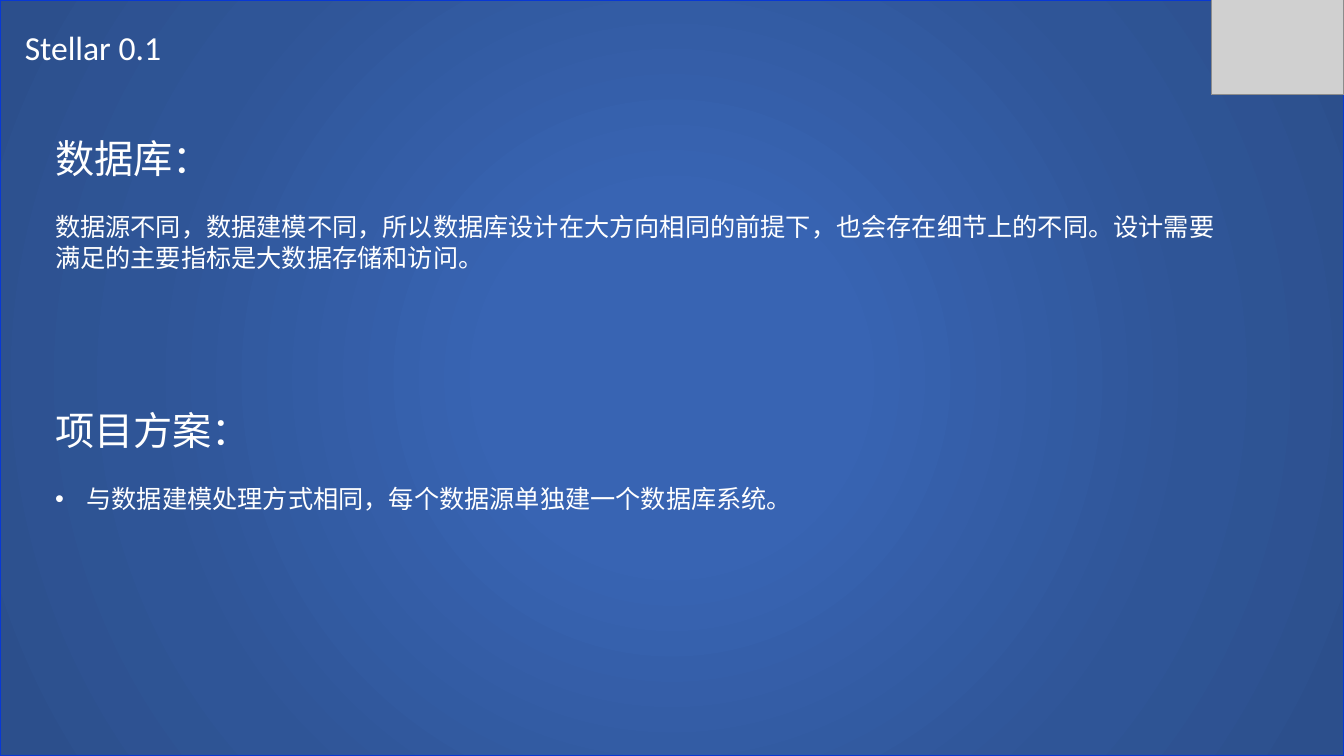
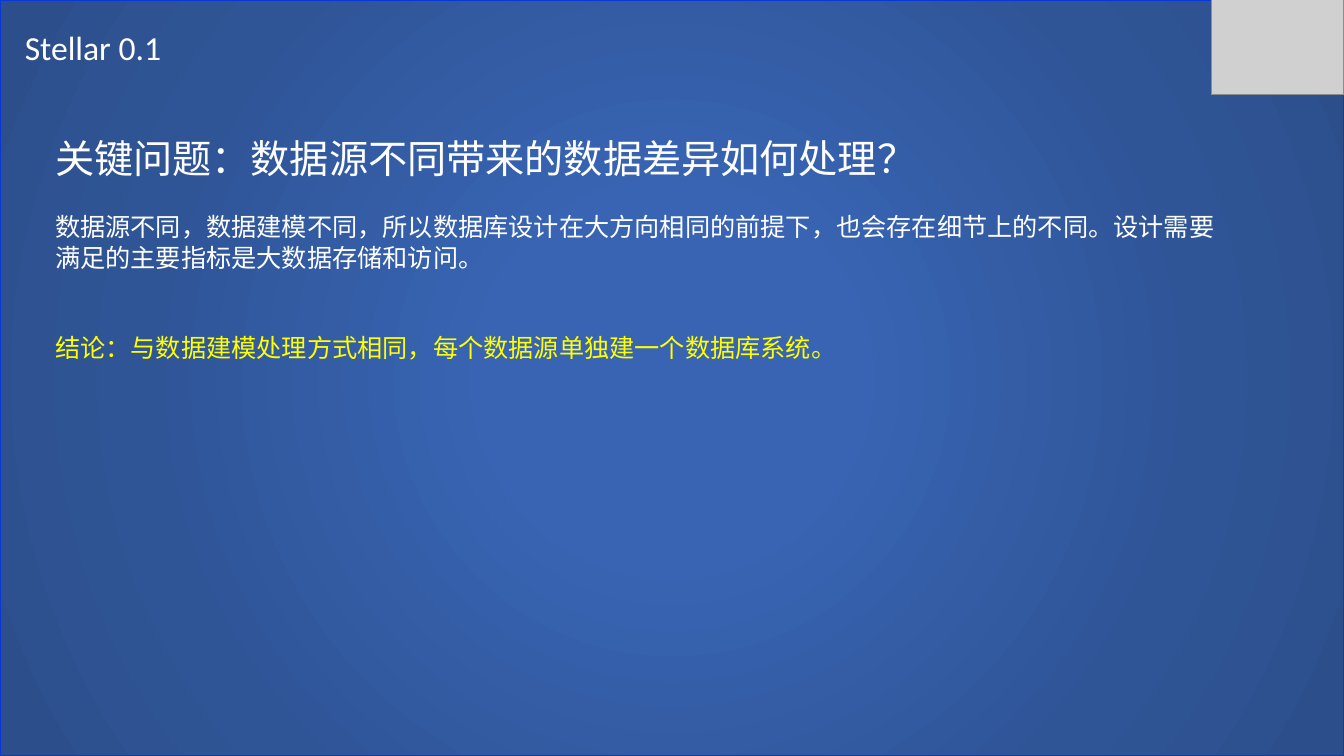
Before and after one commit to SCITLAS/Stellar, a slide deck: slide 22 of Stellar_0.1/documents/design.pptx (slide 23 before the commit). Drawn at 1344x756 pixels with LibreOffice and Linux fonts; fonts in the diff are those of the drawing; grey boxes stand for pictures. Boxes give left, top, right and bottom in pixels: in the first picture for what was removed or moved away, otherwise in the second. Text is boxed around its words. In the diff, an @@ line names an element or a change of style, - is before the commit and + after.

```diff
--- a/Stellar_0.1/documents/design.pptx
+++ b/Stellar_0.1/documents/design.pptx
@@ text at box(55, 140, 916, 177): text changed @@
-数据库：
+关键问题：数据源不同带来的数据差异如何处理？
@@ text at box(55, 335, 836, 360): paragraph added @@
+结论：与数据建模处理方式相同，每个数据源单独建一个数据库系统。
@@ text removed at box(55, 412, 793, 511) @@
-项目方案：
-• 与数据建模处理方式相同，每个数据源单独建一个数据库系统。
```
Also in this commit, not shown: 6 other slides changed, 9 slides added.
